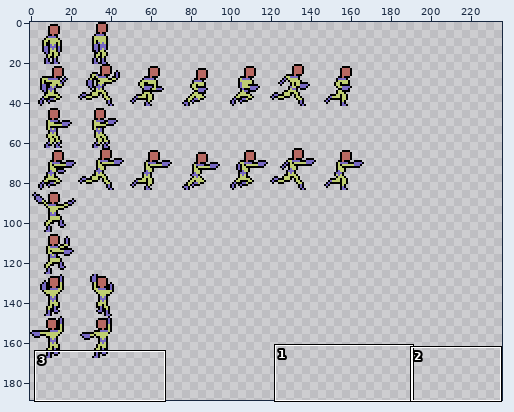
Edited in one commit: sprite sheet (assets/graphics/proto/Proto.png). Above: a wide view before the commit, with the close-up outlined.
Close-up. First the earlier version:
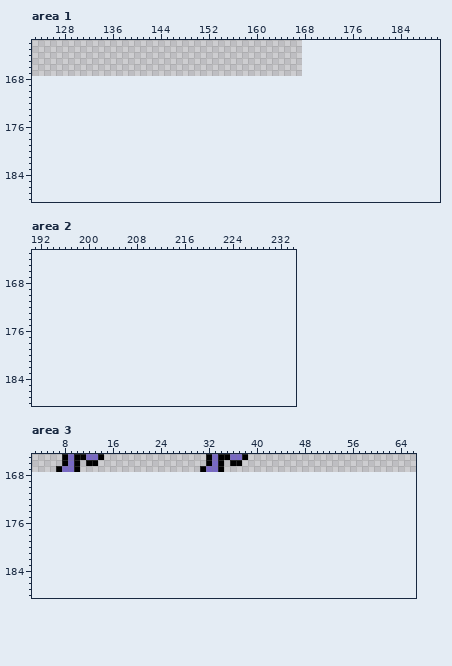
The file is 168x168 pixels. Shown: area 1: x 123..190, y 162..188; area 2: x 191..234, y 163..188; area 3: x 3..66, y 165..188. The old version is drawn lined up with the new one, on the new canvas. The wide view leaves out empty margins. The commit also changed other parts of the picture, which this record leaves out.
New version:
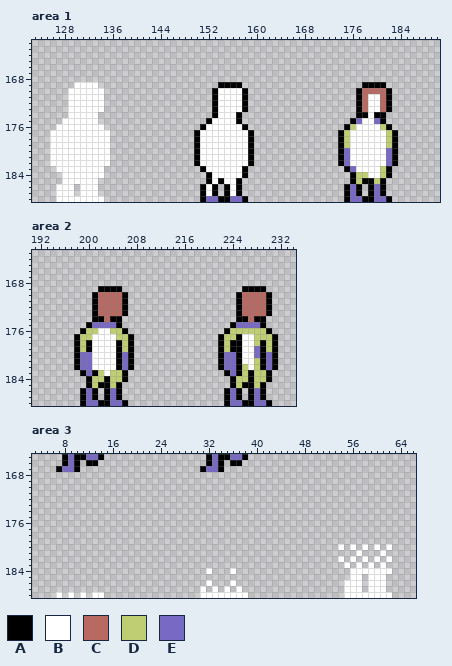
Palette (. is transparent): A #000000  B #ffffff  C #b86962  D #bfce72  E #7869c4
Diff:
canvas 168x168 -> 240x189
Area 1:
y 169: x 130..133 .... -> BBBB; x 154..157 .... -> AAAA; x 178..181 .... -> AAAA
y 170: x 129..134 ...... -> BBBBBB; x 153..158 ...... -> ABBBBA; x 177..182 ...... -> ACCCCA
y 171..173: x 129..134 ...... -> BBBBBB; x 153..158 ...... -> ABBBBA; x 177..182 ...... -> ACBBCA
y 174: x 129..133 ..... -> BBBBB; x 153..157 ..... -> ABBBA; x 177..181 ..... -> AABAA
y 175: x 128..133 ...... -> BBBBBB; x 152..157 ...... -> ABBBBA; x 176..181 ...... -> AEBBEA
y 176: x 127..134 ........ -> BBBBBBBB; x 151..158 ........ -> ABBBBBBA; x 175..182 ........ -> ADBBBBDA
y 177..179: x 126..135 .......... -> BBBBBBBBBB; x 150..159 .......... -> ABBBBBBBBA; x 174..183 .......... -> ADBBBBBBDA
y 180..182: x 126..135 .......... -> BBBBBBBBBB; x 150..159 .......... -> ABBBBBBBBA; x 174..183 .......... -> AEBBBBBBEA
y 183: x 127..134 ........ -> BBBBBBBB; x 151..158 ........ -> ABBBBBBA; x 175..182 ........ -> AEBBBBDA
y 184: x 128..134 ....... -> BBBBBBB; x 152..158 ....... -> ABBBBBA; x 176..182 ....... -> ADDBBDA
y 185: x 128..133 ...... -> BBBBBB; x 152..157 ...... -> ABABBA; x 176..181 ...... -> ADAADA
y 186..187: x 127..129 ... -> BBB; x 131..133 ... -> BBB; x 151..153 ... -> ABA; x 155..157 ... -> ABA; x 175..177 ... -> AEA; x 179..181 ... -> AEA
y 188: x 127..134 ........ -> BBBBBBBB; x 151..158 ........ -> AEEAAEEA; x 175..182 ........ -> AEEAAEEA
Area 2:
y 169: x 202..205 .... -> AAAA; x 226..229 .... -> AAAA
y 170..173: x 201..206 ...... -> ACCCCA; x 225..230 ...... -> ACCCCA
y 174: x 201..205 ..... -> AACAA; x 225..229 ..... -> AACAA
y 175: x 200..205 ...... -> AEEEEA; x 224..229 ...... -> AEEEEA
y 176: x 199..206 ........ -> ADDBBDDA; x 223..230 ........ -> ADDDDDDA
y 177: x 198..207 .......... -> ADDBBBBDDA; x 222..231 .......... -> ADDABBDDDA
y 178: x 198..207 .......... -> ADABBBBADA; x 222..231 .......... -> ADAABBDADA
y 179: x 198..207 .......... -> ADABBBBADA; x 222..231 .......... -> ADAABBEADA
y 180: x 198..207 .......... -> AEEBBBBAEA; x 222..231 .......... -> AEEABBEAEA
y 181: x 198..207 .......... -> AEEBBBBAEA; x 222..231 .......... -> AEEABBDAEA
y 182: x 198..207 .......... -> AEEBBBBAEA; x 222..231 .......... -> AEEADBDAEA
y 183: x 199..206 ........ -> AEADBDDA; x 223..230 ........ -> AEADADDA
y 184: x 200..206 ....... -> ADDADDA; x 224..230 ....... -> ADDADDA
y 185: x 200..205 ...... -> ADAADA; x 224..229 ...... -> ADAADA
y 186..187: x 199..201 ... -> AEA; x 203..205 ... -> AEA; x 223..225 ... -> AEA; x 227..229 ... -> AEA
y 188: x 199..206 ........ -> AEEAAEEA; x 223..230 ........ -> AEEAAEEA
Area 3:
y 180: x 54 . -> B; x 56 . -> B; x 58 . -> B; x 60 . -> B; x 62 . -> B
y 181: x 57 . -> B; x 61 . -> B
y 182: x 54 . -> B; x 56 . -> B; x 58 . -> B; x 60 . -> B; x 62 . -> B
y 183: x 55 . -> B; x 57 . -> B; x 59 . -> B; x 61 . -> B
y 184: x 32 . -> B; x 36 . -> B; x 56..62 ....... -> BBBBBBB
y 185: x 56..57 .. -> BB; x 59..61 ... -> BBB
y 186: x 32 . -> B; x 36 . -> B; x 55..57 ... -> BBB; x 59..61 ... -> BBB
y 187: x 31 . -> B; x 33 . -> B; x 35 . -> B; x 37 . -> B; x 55..57 ... -> BBB; x 59..61 ... -> BBB
y 188: x 7 . -> B; x 9 . -> B; x 11 . -> B; x 13..14 .. -> BB; x 31..38 ........ -> BBBBBBBB; x 55..62 ........ -> BBBBBBBB
